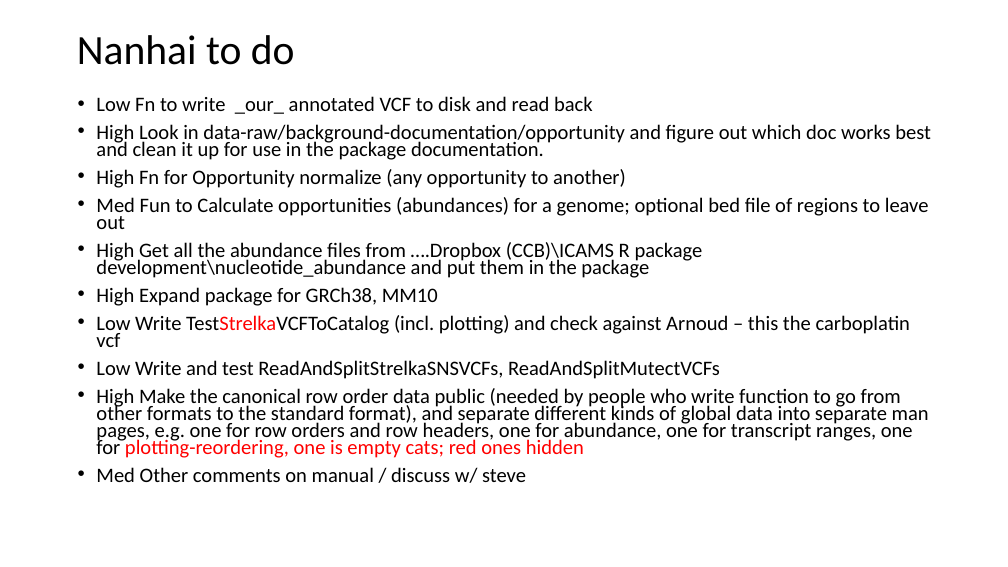
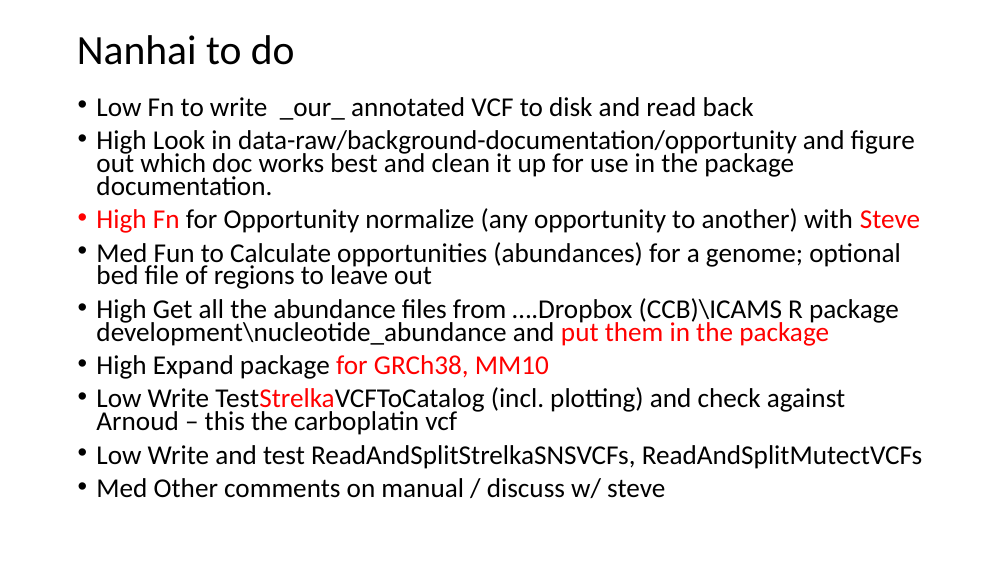
Before and after one commit to steverozen/ICAMS, a slide deck: slide 4 of data-raw/ICAMS-overview.pptx. Drawn at 1008x567 pixels with LibreOffice and Linux fonts; fonts in the diff are those of the drawing. Boxes give left, top, right and bottom in pixels: in the first picture for what was removed or moved away, otherwise in the second. Text is boxed around its words. In the diff, an @@ line names an element or a change of style, - is before the commit and + after.

Commit message:
updated doc

```diff
--- a/data-raw/ICAMS-overview.pptx
+++ b/data-raw/ICAMS-overview.pptx
@@ text at bbox=[96, 97, 923, 498]: size 19.6 to 25.9 pt; text colour #000000 to #FF0000 in "put them in the package", "for GRCh38, MM10" @@
@@ text at bbox=[96, 208, 920, 233]: text changed; size 19.6 to 25.9 pt @@
-• High Fn for Opportunity normalize (any opportunity to another)
+• High Fn for Opportunity normalize (any opportunity to another) with Steve
@@ text at bbox=[96, 388, 929, 458]: paragraph removed @@
-• High Make the canonical row order data public (needed by people who write function to go from other formats to the standard format), and separate different kinds of global data into separate man pages, e.g. one for row orders and row headers, one for abundance, one for transcript ranges, one for plotting-reordering, one is empty cats; red ones hidden
```
Also in this commit, not shown: 1 slide added.
